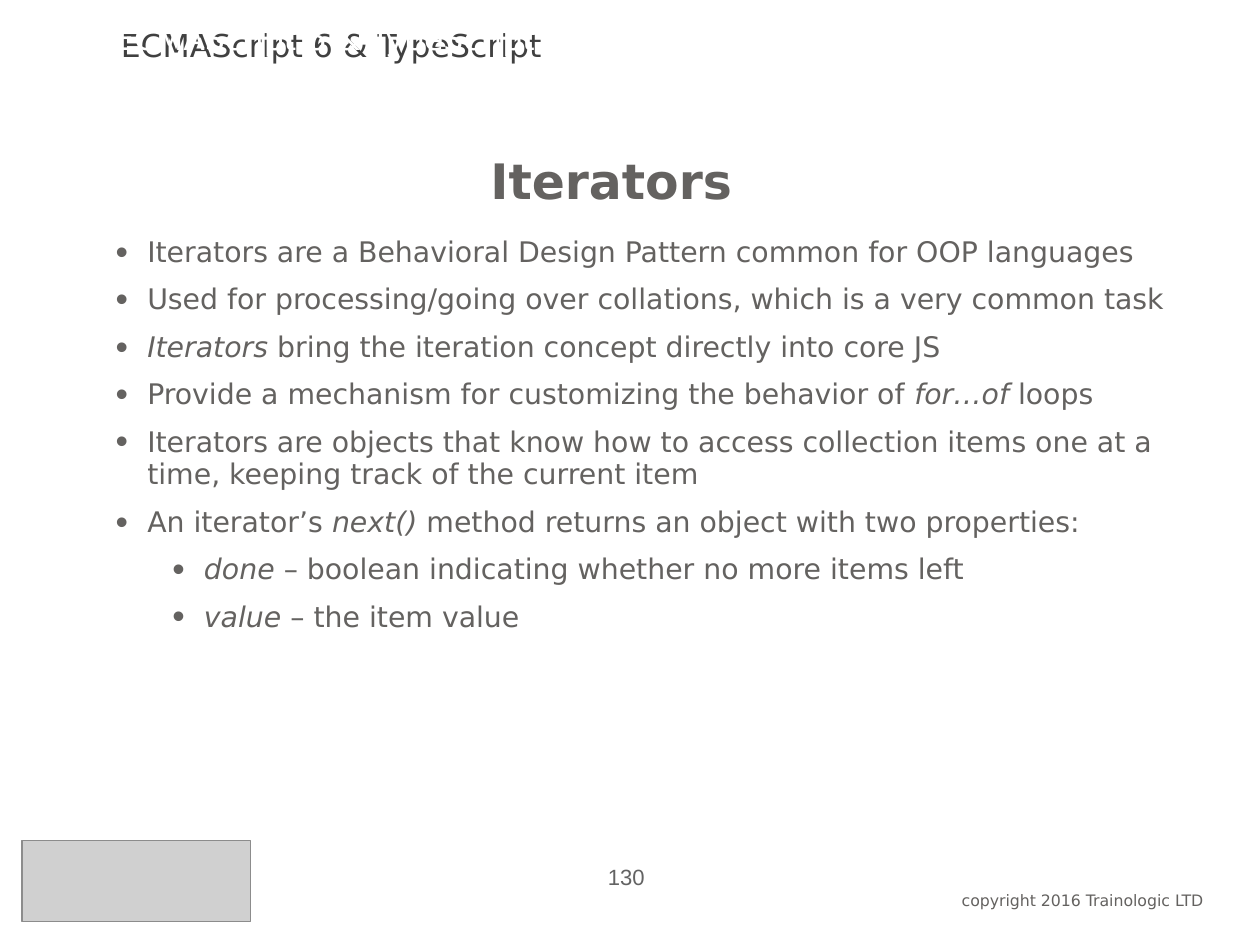
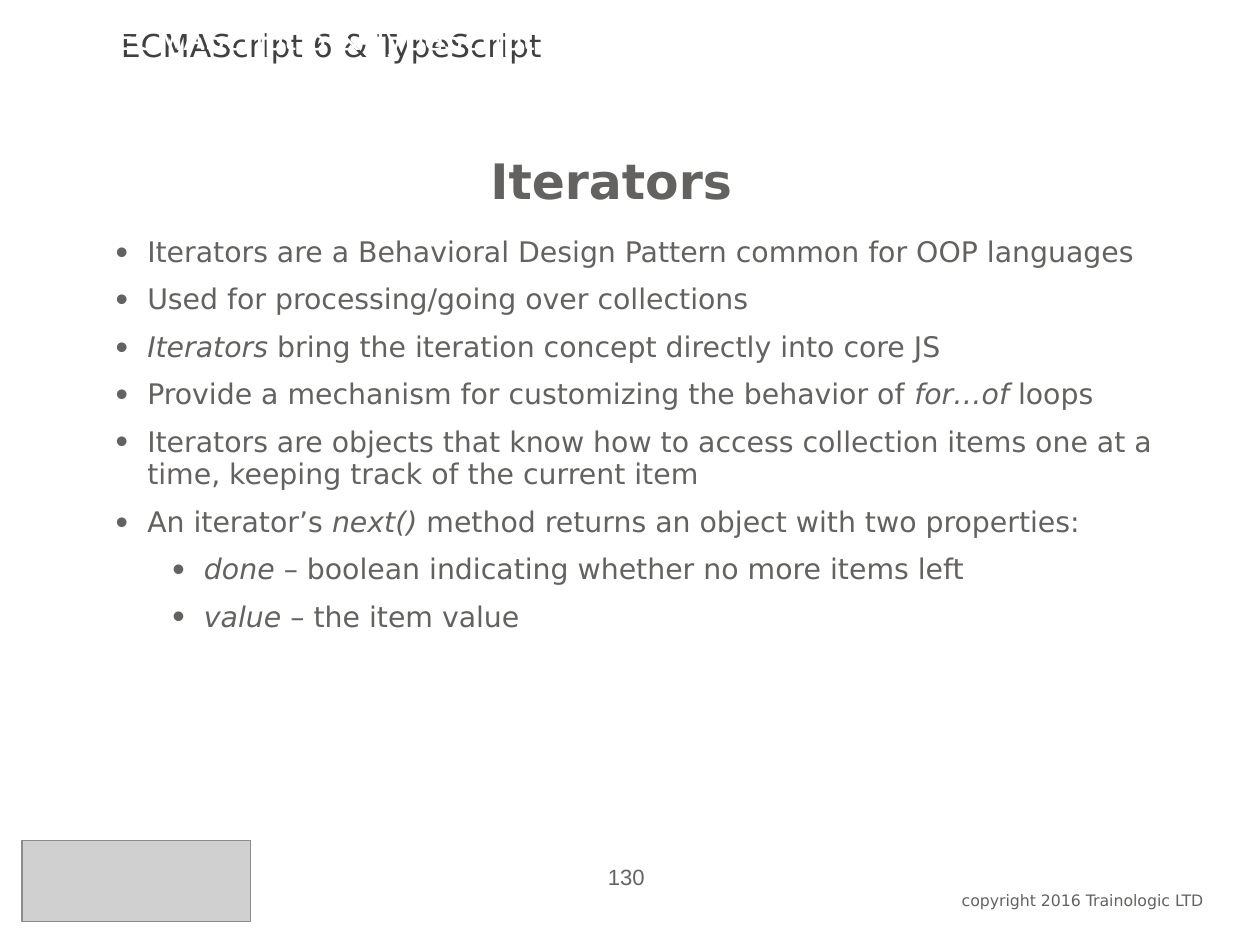
Before and after one commit to oricalvo/course-amdocs-angular, a slide deck: slide 130 of PPTs/01 ECMAScript & Typescript.ppt. Drawn at 1260x945 pixels with LibreOffice and Linux fonts; fonts in the diff are those of the drawing; grey boxes stand for pictures; background and template pictures are left out. Boxes give left, top, right and bottom in pixels: in the first picture for what was removed or moved away, otherwise in the second. Text is boxed around its words. In the diff, an @@ line names an element or a change of style, - is before the commit and + after.

```diff
--- a/PPTs/01 ECMAScript & Typescript.ppt
+++ b/PPTs/01 ECMAScript & Typescript.ppt
@@ text at (147, 287, 749, 315): text changed @@
-• Used for processing/going over collations, which is a very common task
+• Used for processing/going over collections
```
Also in this commit, not shown: 5 other slides changed, 1 slide added, 2 slides removed, 12 other files.
